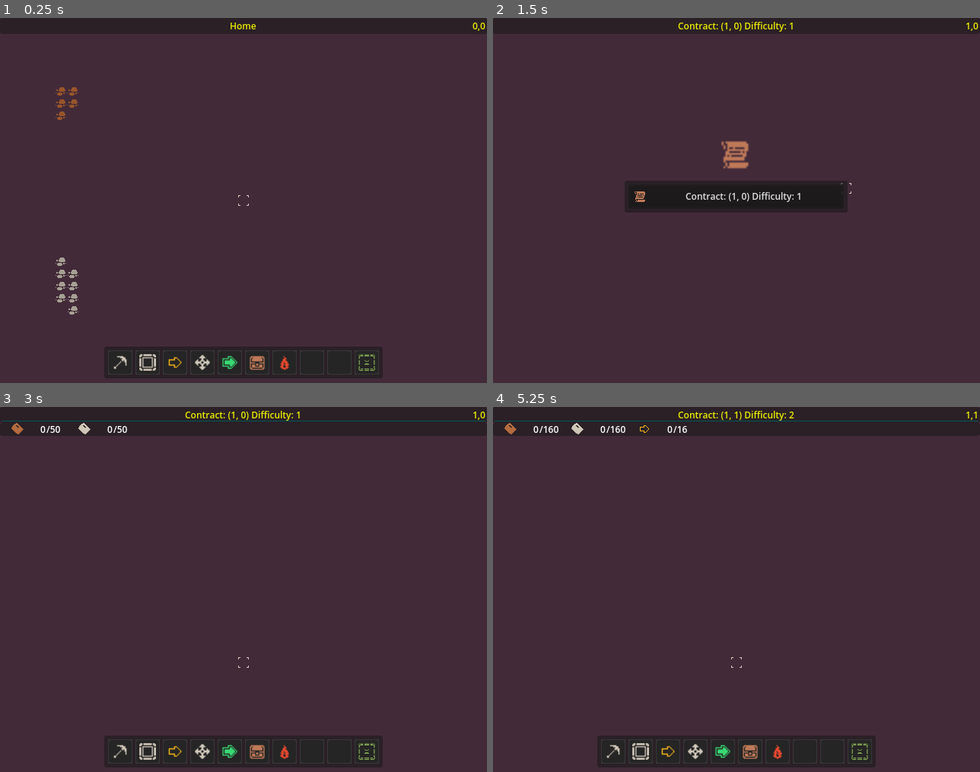
Above: before the commit, frames 1-4 (two rows, left to right).
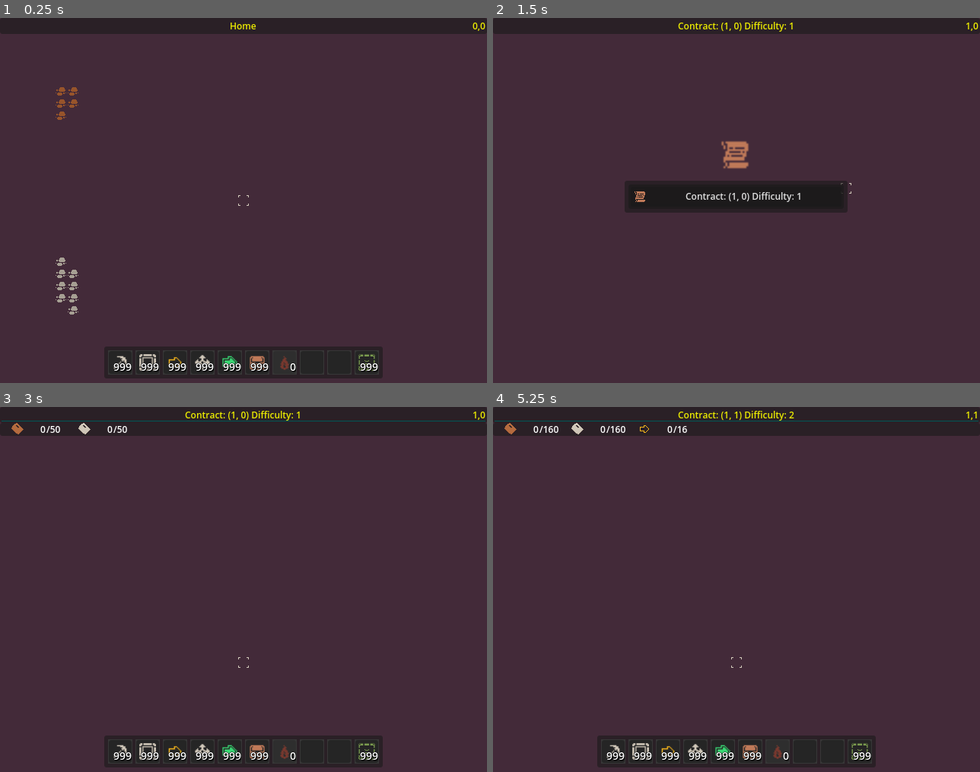
Above: after the commit, the same moments.

Repository: Twalton1452/Factory_Contractor
Game: Godot game, scene res://scenes/main.tscn
The game is run twice, just before and just after one commit, with the same random seed, the same clock (stepped at 60 frames per second) and the same inputs.
Inputs (mouse positions are in pixels of both pictures, inside the frame that each line leads up to):
- Up to frame 1 (0.25 s): no input
- Up to frame 2 (1.5 s): click (614, 361) at 0.52 s; tap Enter at 1.25 s; move the mouse to (843, 182) at 1.27 s; hold D (navigate_right) from 1.28 s (still down); hold C (contracts) from 1.28 s (still down)
- Up to frame 3 (3 s): release D (navigate_right) at 2 s; release C (contracts) at 2 s; click "Contract: (1, 0) Difficulty: 1" at 2 s; click "Accept" at 2.75 s
- Up to frame 4 (5.25 s): tap Space at 3.5 s; move the mouse to (639, 607) at 3.52 s; hold S (navigate_down) 3.53-4.25 s; tap Q (picker) at 3.6 s; click "Contract: (1, 1) Difficulty: 2" at 4.25 s; click "Accept" at 5 s

The runs differ from the first frame. In frame 1, 0.5% of the frame differs, in the area x 23-78%, y 92-97%; in frame 2, nothing differs; in frame 3, 0.5%; in frame 4, 0.5%.

Commit message:
Player Inventory

Diff:
--- a/project.godot
+++ b/project.godot
@@ -21,6 +21,7 @@
 Contracts="*res://scripts/autoloads/Contracts.gd"
 ComponentDB="*res://scripts/autoloads/ComponentDB.gd"
 Plots="*res://scripts/autoloads/Plots.gd"
+Inventory="*res://scripts/autoloads/Inventory.gd"
 
 [display]
 
--- a/resources/components/conveyor_belt.tres
+++ b/resources/components/conveyor_belt.tres
@@ -13,6 +13,8 @@
 required_components = {
 ExtResource("2_en0lx"): 3
 }
+crafting_time_seconds = 1.0
 to_attach = ExtResource("4_yxy31")
+size = 1
 placed_layer = 1
 required_layer = 0
--- a/scenes/main.tscn
+++ b/scenes/main.tscn
@@ -255,45 +255,45 @@
 theme_override_constants/margin_right = 5
 theme_override_constants/margin_bottom = 5
 
-[node name="HBoxContainer" type="HBoxContainer" parent="CanvasLayer/HUD/BuilderPanel/MarginContainer"]
+[node name="Slots" type="HBoxContainer" parent="CanvasLayer/HUD/BuilderPanel/MarginContainer"]
 layout_mode = 2
 alignment = 1
 
-[node name="Slot" parent="CanvasLayer/HUD/BuilderPanel/MarginContainer/HBoxContainer" instance=ExtResource("3_wmb04")]
+[node name="Slot" parent="CanvasLayer/HUD/BuilderPanel/MarginContainer/Slots" instance=ExtResource("3_wmb04")]
 layout_mode = 2
 data = ExtResource("7_mdcut")
 
-[node name="Slot2" parent="CanvasLayer/HUD/BuilderPanel/MarginContainer/HBoxContainer" instance=ExtResource("3_wmb04")]
+[node name="Slot2" parent="CanvasLayer/HUD/BuilderPanel/MarginContainer/Slots" instance=ExtResource("3_wmb04")]
 layout_mode = 2
 data = ExtResource("3_631xw")
 
-[node name="Slot3" parent="CanvasLayer/HUD/BuilderPanel/MarginContainer/HBoxContainer" instance=ExtResource("3_wmb04")]
+[node name="Slot3" parent="CanvasLayer/HUD/BuilderPanel/MarginContainer/Slots" instance=ExtResource("3_wmb04")]
 layout_mode = 2
 data = ExtResource("4_n2mmp")
 
-[node name="Slot4" parent="CanvasLayer/HUD/BuilderPanel/MarginContainer/HBoxContainer" instance=ExtResource("3_wmb04")]
+[node name="Slot4" parent="CanvasLayer/HUD/BuilderPanel/MarginContainer/Slots" instance=ExtResource("3_wmb04")]
 layout_mode = 2
 data = ExtResource("9_xekue")
 
-[node name="Slot5" parent="CanvasLayer/HUD/BuilderPanel/MarginContainer/HBoxContainer" instance=ExtResource("3_wmb04")]
+[node name="Slot5" parent="CanvasLayer/HUD/BuilderPanel/MarginContainer/Slots" instance=ExtResource("3_wmb04")]
 layout_mode = 2
 data = ExtResource("10_siwwc")
 
-[node name="Slot6" parent="CanvasLayer/HUD/BuilderPanel/MarginContainer/HBoxContainer" instance=ExtResource("3_wmb04")]
+[node name="Slot6" parent="CanvasLayer/HUD/BuilderPanel/MarginContainer/Slots" instance=ExtResource("3_wmb04")]
 layout_mode = 2
 data = ExtResource("11_rh0mx")
 
-[node name="Slot7" parent="CanvasLayer/HUD/BuilderPanel/MarginContainer/HBoxContainer" instance=ExtResource("3_wmb04")]
+[node name="Slot7" parent="CanvasLayer/HUD/BuilderPanel/MarginContainer/Slots" instance=ExtResource("3_wmb04")]
 layout_mode = 2
 data = ExtResource("16_nhhku")
 
-[node name="Slot8" parent="CanvasLayer/HUD/BuilderPanel/MarginContainer/HBoxContainer" instance=ExtResource("3_wmb04")]
-layout_mode = 2
-
-[node name="Slot9" parent="CanvasLayer/HUD/BuilderPanel/MarginContainer/HBoxContainer" instance=ExtResource("3_wmb04")]
-layout_mode = 2
-
-[node name="Slot10" parent="CanvasLayer/HUD/BuilderPanel/MarginContainer/HBoxContainer" instance=ExtResource("3_wmb04")]
+[node name="Slot8" parent="CanvasLayer/HUD/BuilderPanel/MarginContainer/Slots" instance=ExtResource("3_wmb04")]
+layout_mode = 2
+
+[node name="Slot9" parent="CanvasLayer/HUD/BuilderPanel/MarginContainer/Slots" instance=ExtResource("3_wmb04")]
+layout_mode = 2
+
+[node name="Slot10" parent="CanvasLayer/HUD/BuilderPanel/MarginContainer/Slots" instance=ExtResource("3_wmb04")]
 layout_mode = 2
 data = ExtResource("8_xi875")
 
--- a/scenes/ui/build_slot.tscn
+++ b/scenes/ui/build_slot.tscn
@@ -1,13 +1,20 @@
-[gd_scene load_steps=2 format=3 uid="uid://8skmj0bdmaea"]
+[gd_scene load_steps=3 format=3 uid="uid://8skmj0bdmaea"]
 
 [ext_resource type="Script" path="res://scripts/ui/BuildSlot.gd" id="1_ydbda"]
 
-[node name="Slot" type="Control" node_paths=PackedStringArray("button")]
+[sub_resource type="LabelSettings" id="LabelSettings_2dexl"]
+font_size = 14
+outline_size = 2
+outline_color = Color(0, 0, 0, 1)
+shadow_color = Color(0, 0, 0, 1)
+
+[node name="Slot" type="Control" node_paths=PackedStringArray("button", "amount_label")]
 custom_minimum_size = Vector2(32, 32)
 layout_mode = 3
 anchors_preset = 0
 script = ExtResource("1_ydbda")
 button = NodePath("Button")
+amount_label = NodePath("Label")
 
 [node name="Background" type="ColorRect" parent="."]
 layout_mode = 0
@@ -31,4 +38,22 @@
 icon_alignment = 1
 expand_icon = true
 
+[node name="Label" type="Label" parent="."]
+layout_mode = 1
+anchors_preset = 3
+anchor_left = 1.0
+anchor_top = 1.0
+anchor_right = 1.0
+anchor_bottom = 1.0
+offset_left = -25.0
+offset_top = -20.0
+offset_right = -1.0
+grow_horizontal = 0
+grow_vertical = 0
+text = "999"
+label_settings = SubResource("LabelSettings_2dexl")
+horizontal_alignment = 2
+vertical_alignment = 1
+clip_text = true
+
 [connection signal="pressed" from="Button" to="." method="_on_button_pressed"]
--- /dev/null
+++ b/scripts/autoloads/Inventory.gd
@@ -0,0 +1,38 @@
+extends Node
+
+## Autoloaded
+
+signal added(data: ComponentData)
+signal subtracted(data: ComponentData)
+signal changed
+
+const MAX_INVENTORY_SLOT_CAPACITY = 999
+
+var items : Dictionary = {} # { key: ComponentData: val: int }
+
+func _ready():
+	for data in ComponentDB.available_recipes:
+		add(data, MAX_INVENTORY_SLOT_CAPACITY)
+
+func add(data: ComponentData, amount: int = 1) -> void:
+	if items.has(data):
+		items[data] += amount
+	else:
+		items[data] = amount
+
+	items[data] = clampi(items[data], 1, MAX_INVENTORY_SLOT_CAPACITY)
+	added.emit(data)
+	changed.emit()
+
+func subtract(data: ComponentData, amount: int = 1) -> void:
+	if items.has(data):
+		items[data] -= amount
+		items[data] = clampi(items[data], 0, MAX_INVENTORY_SLOT_CAPACITY)
+		subtracted.emit(data)
+		changed.emit()
+
+func has(data: ComponentData) -> bool:
+	return items.has(data)
+
+func how_many(data: ComponentData) -> int:
+	return items[data] if has(data) else 0
--- a/scripts/player/PlayerInputHandler.gd
+++ b/scripts/player/PlayerInputHandler.gd
@@ -141,6 +141,8 @@
 func _on_player_selected() -> void:
 	if not in_build_mode():
 		return
+	if not Inventory.has(current_data) or not Inventory.how_many(current_data) > 0:
+		return
 
 	var placer_position = placing_position(placer.position)
 	detect_axis_lock(placer_position)
@@ -149,7 +151,9 @@
 	# Had overlapping buildings despite the collision checks
 	# This checks the last building placed's position, accounting for multiple sizes
 	if snapped(placer_position.distance_to(last_spawn_position), 1.0) < (Constants.TILE_SIZE * current_data.size - 1):
-		return
+		await get_tree().physics_frame
+		await get_tree().physics_frame
+		last_spawn_position = Vector2(0.1, 0.1)
 
 	await get_tree().physics_frame # Let previous spawns set themselves up
 	if shape_cast.is_colliding() or (required_shape_cast.collision_mask > 0 and not required_shape_cast.is_colliding()):
@@ -165,6 +169,7 @@
 	placed_node.rotation = sprite.rotation
 	placed_node.collision_layer = current_data.placed_layer
 	last_spawn_position = placed_node.position
+	Inventory.subtract(current_data, 1)
 
 func _on_player_released_selected() -> void:
 	locked_to_x_axis = false
@@ -185,6 +190,7 @@
 	if shape_cast.is_colliding():
 		var node = shape_cast.get_collider(0)
 		if node is Building and not node.is_queued_for_deletion():
+			Inventory.add(node.data)
 			node.queue_free()
 			deleted_something_during_cancel = true
 
--- a/scripts/ui/BuildSlot.gd
+++ b/scripts/ui/BuildSlot.gd
@@ -1,5 +1,6 @@
 @tool
 extends Control
+class_name BuildSlot
 
 @export var data : ComponentData :
 	set(value):
@@ -7,8 +8,20 @@
 		if data and button:
 			button.icon = data.icon
 			button.add_theme_color_override("icon_normal_color", data.color_adjustment)
+			amount_label.show()
+		else:
+			amount_label.hide()
 
 @export var button : Button
+@export var amount_label : Label
+
+func _ready():
+	if data == null:
+		amount_label.hide()
 
 func _on_button_pressed():
 	MessageBus.build_slot_pressed.emit(data)
+
+func update_amount(amount: int) -> void:
+	button.disabled = amount <= 0
+	amount_label.text = str(amount)
--- a/scripts/ui/BuilderPanel.gd
+++ b/scripts/ui/BuilderPanel.gd
@@ -1,9 +1,16 @@
 extends Control
 class_name BuilderPanel
+
+@onready var slots_parent : Container = $MarginContainer/Slots
 
 func _ready():
 	Plots.moved_to_coordinates.connect(_on_moved_to_coordinates)
 	Contracts.accepted_contract.connect(_on_accepted_contract)
+	Inventory.changed.connect(_on_inventory_changed)
+	update_slots()
+
+func _on_inventory_changed() -> void:
+	update_slots()
 
 func _on_accepted_contract(contract: Contract) -> void:
 	var plot = Plots.get_current_plot()
@@ -17,3 +24,8 @@
 		hide()
 	else:
 		show()
+
+func update_slots() -> void:
+	for slot in slots_parent.get_children():
+		if slot.data:
+			(slot as BuildSlot).update_amount(Inventory.how_many(slot.data))
--- a/scripts/ui/StorageContainerDisplay.gd
+++ b/scripts/ui/StorageContainerDisplay.gd
@@ -73,5 +73,8 @@
 func _on_empty_button_pressed() -> void:
 	if storage_focus == null:
 		return
+	for slot in storage_focus.inventory_slots:
+		if slot.amount > 0:
+			Inventory.add(slot.component_data, slot.amount)
 	storage_focus.empty_slots()
 	_update_storage_container_display(null, storage_focus)
